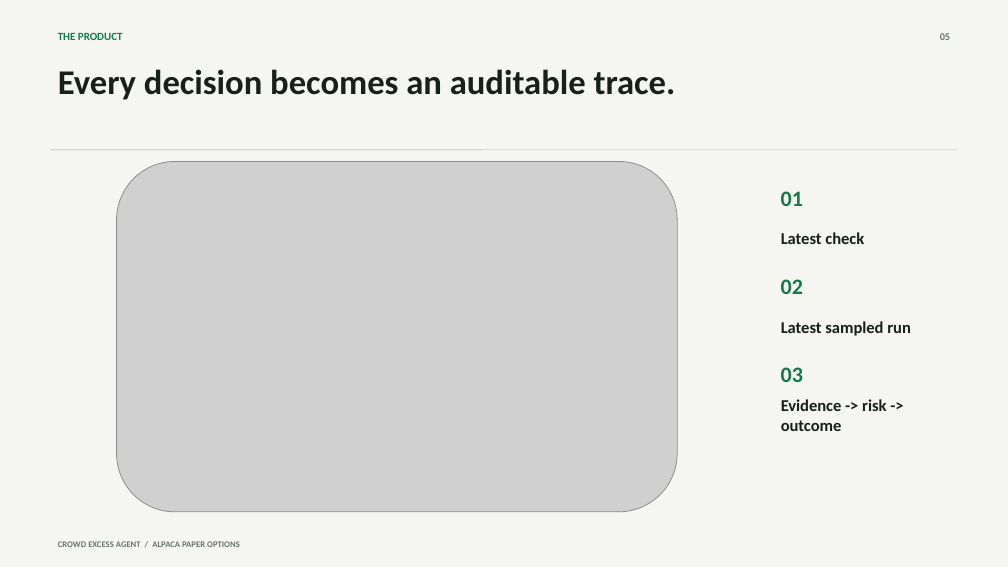
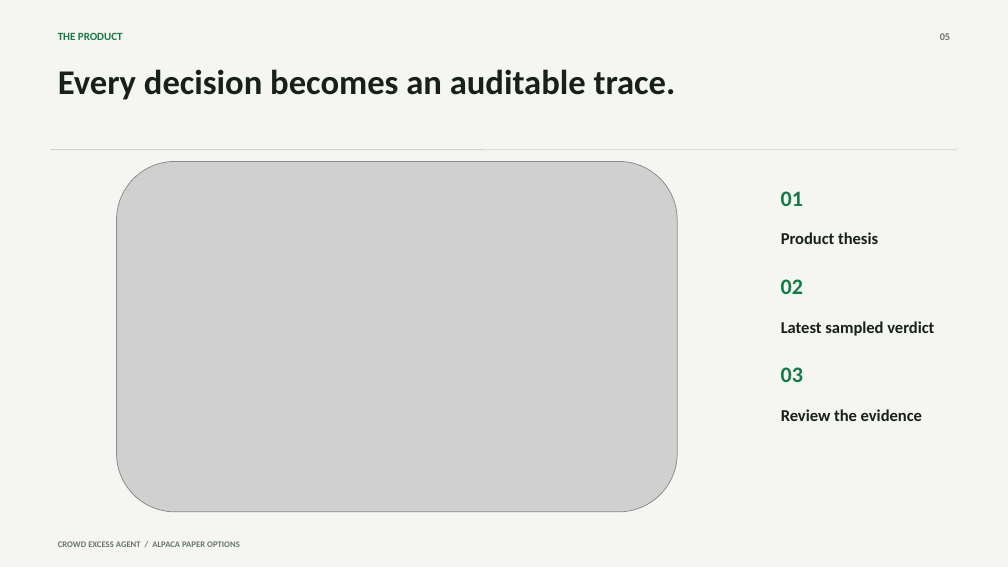
Before and after one commit to Kachii1020/crowd-excess-lab, a slide deck: slide 5 of submission/crowd-excess-pitch-deck.pptx. Drawn at 1008x567 pixels with LibreOffice and Linux fonts; fonts in the diff are those of the drawing; grey boxes stand for pictures. Boxes give left, top, right and bottom in pixels: in the first picture for what was removed or moved away, otherwise in the second. Text is boxed around its words. In the diff, an @@ line names an element or a change of style, - is before the commit and + after.

Commit message:
docs: refresh product clarity submission assets

```diff
--- a/submission/crowd-excess-pitch-deck.pptx
+++ b/submission/crowd-excess-pitch-deck.pptx
@@ text at (781, 232, 878, 244): text changed @@
-Latest check
+Product thesis
@@ text at (781, 321, 934, 336): text changed @@
-Latest sampled run
+Latest sampled verdict
@@ text at (781, 409, 922, 421): text changed @@
-Evidence -> risk -> outcome
+Review the evidence
```
Also in this commit, not shown: 1 other slide changed, 7 other files.
